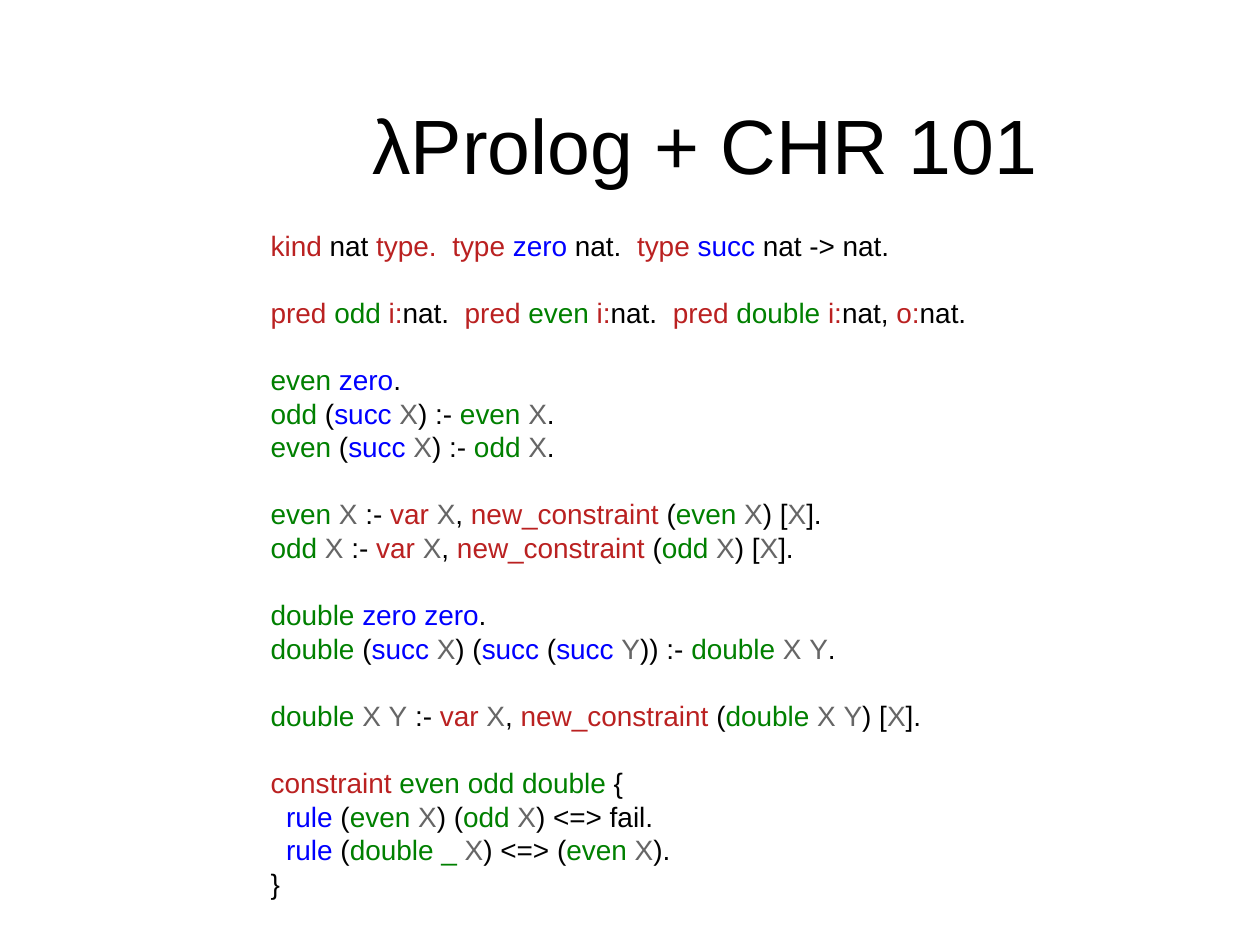
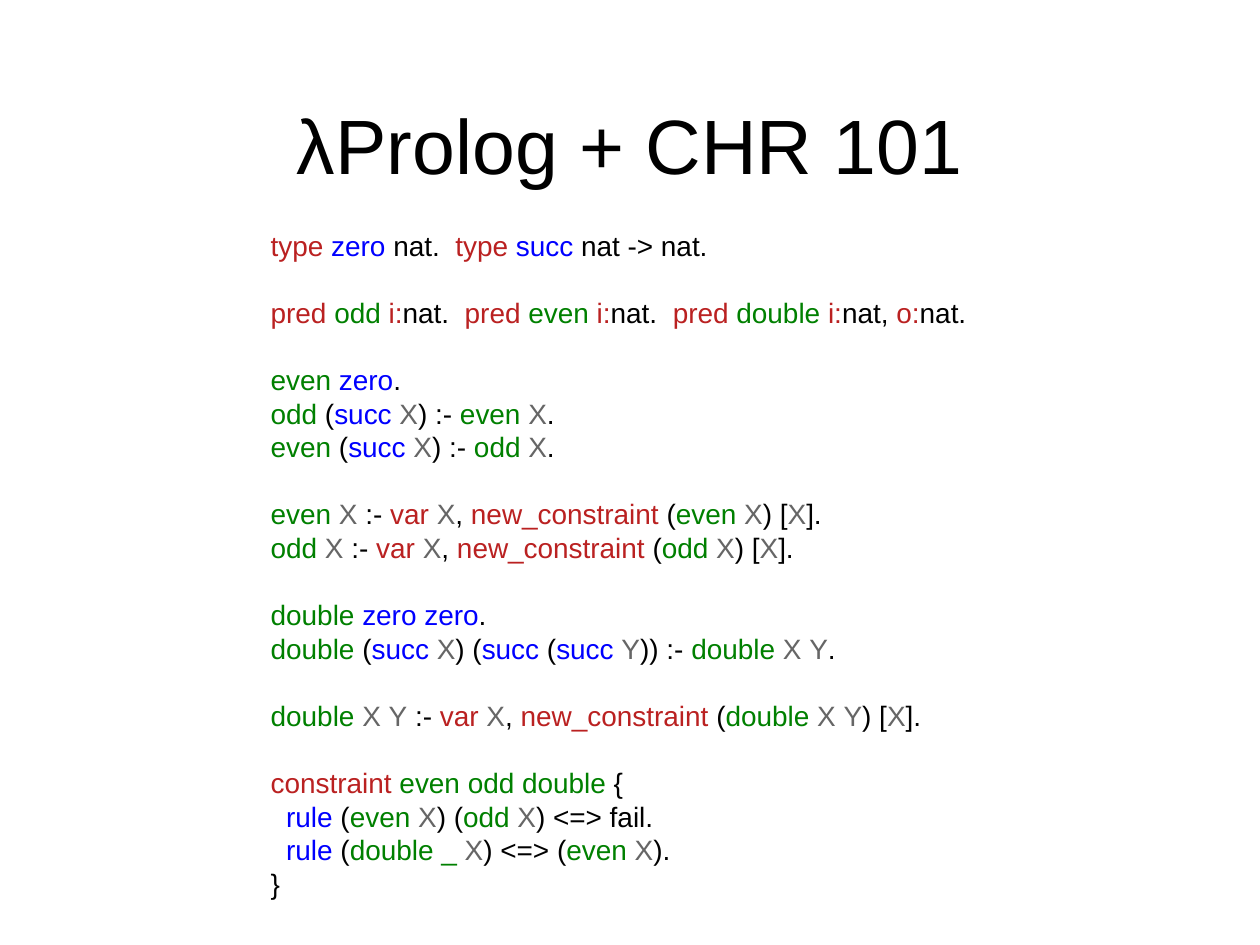
Before and after one commit to gares/mlws18, a slide deck: slide 19 of slides.odp. Drawn at 1260x945 pixels with LibreOffice and Linux fonts; fonts in the diff are those of the drawing; background and template pictures are left out. Boxes give left, top, right and bottom in pixels: in the first picture for what was removed or moved away, otherwise in the second. Text is boxed around its words. In the diff, an @@ line names an element or a change of style, - is before the commit and + after.

```diff
--- a/slides.odp
+++ b/slides.odp
@@ title "λProlog + CHR 101": place and size @@
-title "λProlog + CHR 101" at (372, 118, 1037, 189)
+title "λProlog + CHR 101" at (297, 118, 962, 189)
@@ text at (271, 238, 708, 261): text changed; text colour #BA2121 to #000000 @@
-kind nat type. type zero nat. type succ nat -> nat.
+type zero nat. type succ nat -> nat.
```
Also in this commit, not shown: 41 other slides changed, 1 slide added, 3 other files.
